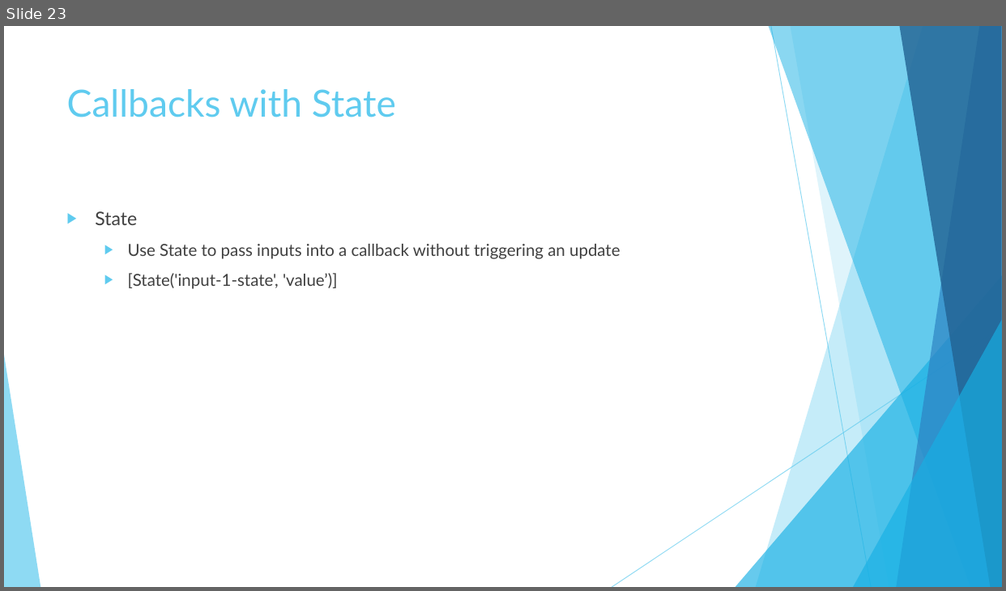
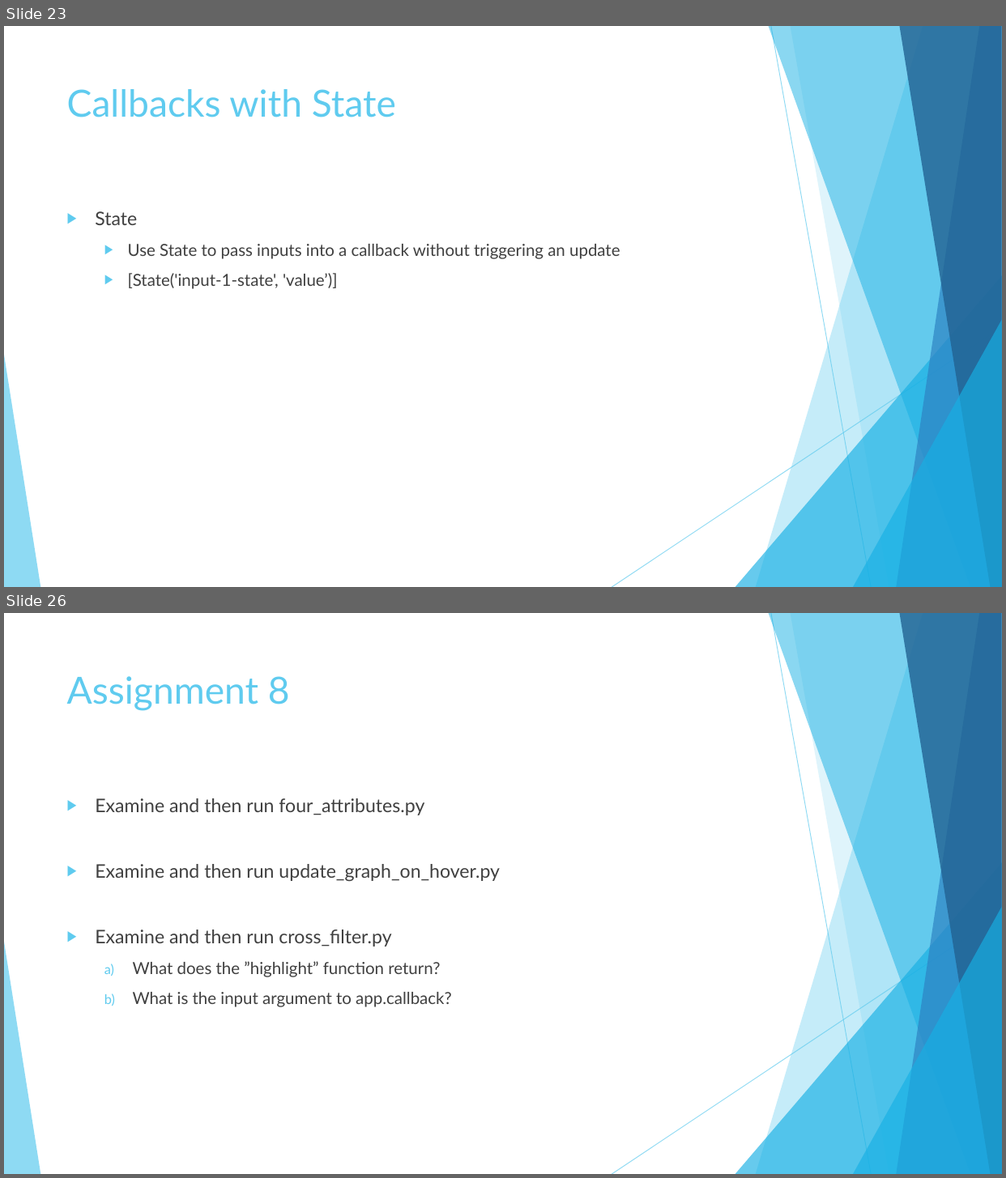
Before and after one commit to BradburyThompson/dash, a slide deck: Amgen_Dash_Slides.pptx. Shown one above the other, each under a label of ours: slide 23 before the commit, slides 23 and 26 after it; the slides between them are not shown. The pictures are 1006x591 and 1006x1178 pixels, drawn with LibreOffice and Linux fonts; fonts in the diff are those of the drawing. Boxes give left, top, right and bottom in pixels: in the first picture for what was removed or moved away, otherwise in the second. Text is boxed around its words. In the diff, an @@ line names an element or a change of style, - is before the commit and + after.

```diff
--- a/Amgen_Dash_Slides.pptx
+++ b/Amgen_Dash_Slides.pptx
@@ slide 26 added at (x1=4, y1=613, x2=1002, y2=1174), background #FFFFFF; not listed: 10 template elements that a slide beside it also shows @@
@@ title added at (x1=67, y1=676, x2=290, y2=711), 36 pt, text #5FCBEF @@
+Assignment 8
@@ text added at (x1=95, y1=798, x2=500, y2=1007), 18 pt, text #404040 @@
+▶ Examine and then run four_attributes.py
+▶ Examine and then run update_graph_on_hover.py
+▶ Examine and then run cross_filter.py
+  a) What does the ”highlight” function return?
+  b) What is the input argument to app.callback?
```
Also in this commit, not shown: 10 slides changed, 3 other slides added.
